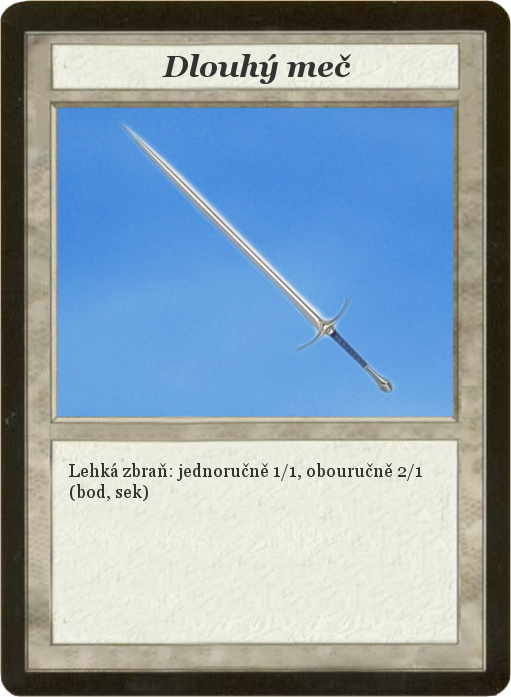
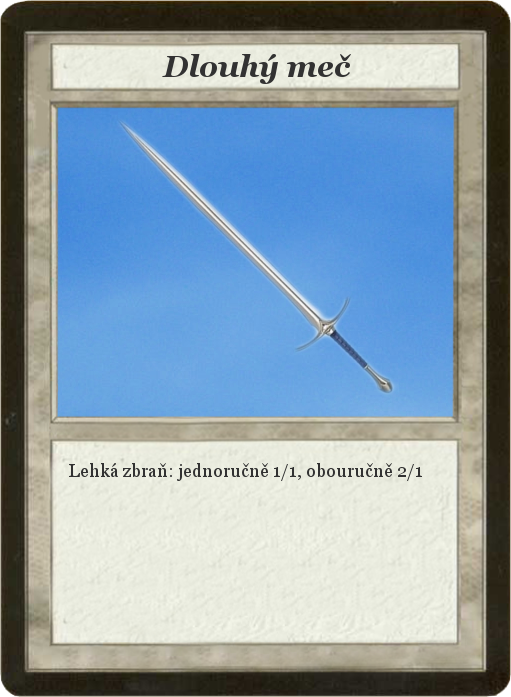
Two versions of the same layered image (511 x 697). Layer-by-layer changes:
painted on "Lehká zbraň: jednoručně 1/1, o..." over (70, 484, 148, 501)
